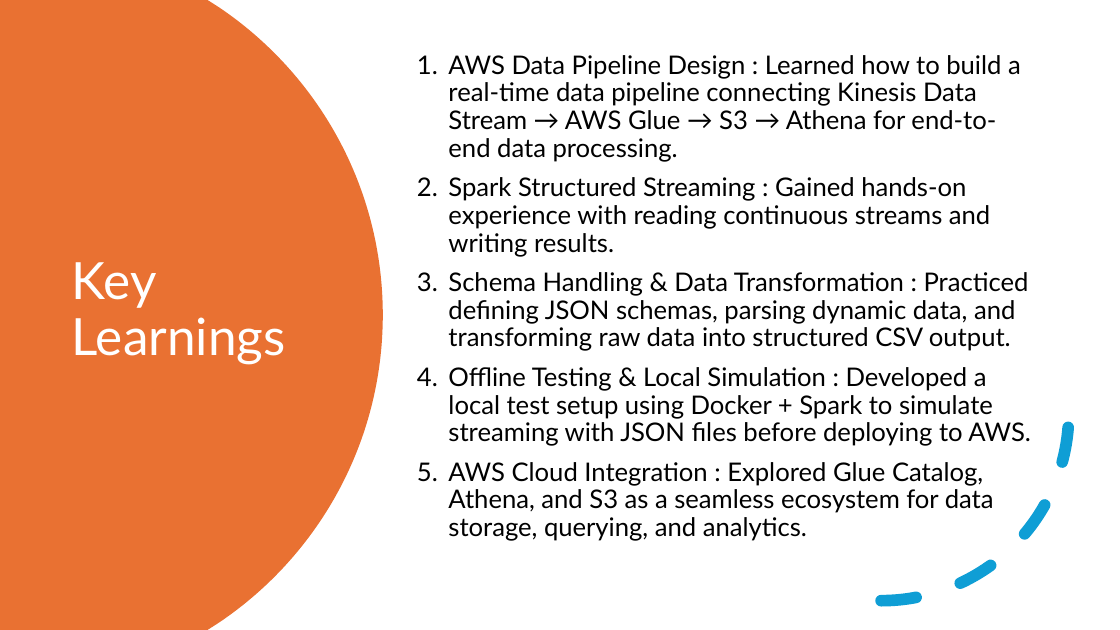
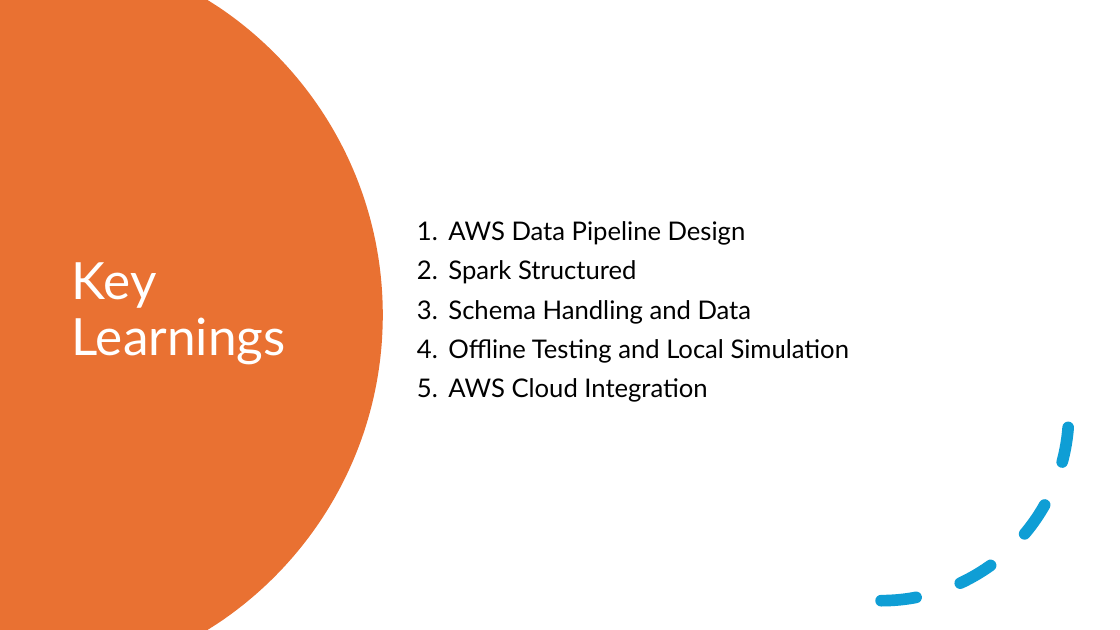
Before and after one commit to Sahanaaa05/DataForge, a slide deck: slide 17 of DataForge-(SignalStream).pptx. Drawn at 1120x630 pixels with LibreOffice and Linux fonts; fonts in the diff are those of the drawing. Boxes give left, top, right and bottom in pixels: in the first picture for what was removed or moved away, otherwise in the second. Text is boxed around its words. In the diff, an @@ line names an element or a change of style, - is before the commit and + after.

```diff
--- a/DataForge-(SignalStream).pptx
+++ b/DataForge-(SignalStream).pptx
@@ text at <box>448,221,850,402</box>: text changed @@
-1. AWS Data Pipeline Design : Learned how to build a real-time data pipeline connecting Kinesis Data Stream → AWS Glue → S3 → Athena for end-to-end data processing.
-2. Spark Structured Streaming : Gained hands-on experience with reading continuous streams and writing results.
-3. Schema Handling & Data Transformation : Practiced defining JSON schemas, parsing dynamic data, and transforming raw data into structured CSV output.
-4. Offline Testing & Local Simulation : Developed a local test setup using Docker + Spark to simulate streaming with JSON files before deploying to AWS.
-5. AWS Cloud Integration : Explored Glue Catalog, Athena, and S3 as a seamless ecosystem for data storage, querying, and analytics.
+1. AWS Data Pipeline Design
+2. Spark Structured
+3. Schema Handling and Data
+4. Offline Testing and Local Simulation
+5. AWS Cloud Integration
```
Also in this commit, not shown: 8 other slides changed, 5 other files.
